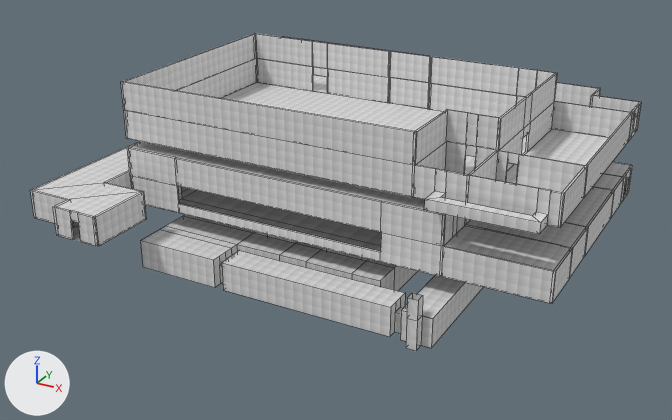
The Blender file vongott/Assets/Mesh/Maps/la_guardia_air_terminal.blend as it was, and as the next commit left it.
Camera for both pictures: a 50 mm lens placed at (41.3, -88.0, 38.6), pointed at (-4.7, -4.4, -3.1). The axes (+X, +Y, +Z) are drawn at lower left. The lights are the same throughout. Mesh edges are drawn as thin lines.

Objects in the first picture: 'map_la_guardia_air_terminal'.
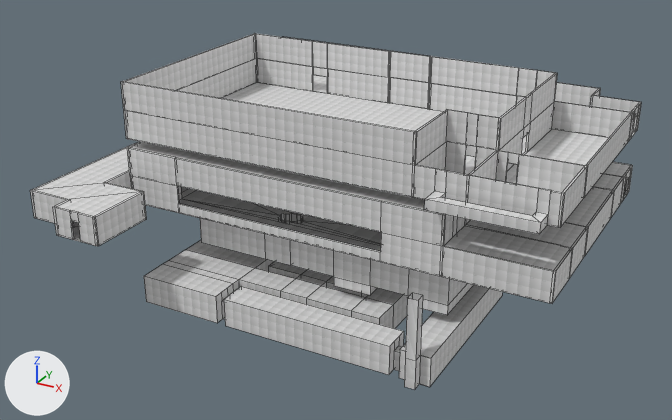
Pixel boxes (x1, y1, x2, y2) of what changed, in the pictures (672 x 420 px; the box of a moved part takes in the faces that stretch with it):
'map_la_guardia_air_terminal', reshaped (12% taller)
    before: (30, 33, 641, 351)
    after: (30, 33, 641, 390)
part 1 of me_cube_001, moved or reshaped
    before: (140, 215, 483, 351)
    after: (144, 191, 502, 390)

The change in detail:
me_cube_001 is used by ob_map_la_guardia_air_terminal; location (0.0, 0.0, 0.0).
me_cube_001 had 1208 vertices, 1280 faces and spanned x -32.1..24.1, y -29.1..26.1, z -5.0..13.0.
me_cube_001 now has 1336 vertices, 1385 faces and spans x -32.1..24.1, y -29.1..26.1, z -9.0..13.0.
me_cube_001 part 1: 51 vertices moved from x -17.0..15.0, y -24.0..-4.0, z -5.0..-2.0 to x -17.0..15.0, y -24.0..-4.0, z -9.0..-6.0; 153 vertices removed from x -17.0..11.0, y -23.0..4.9, z -5.0..0.0; 281 vertices added at x -17.0..14.0, y -23.0..5.0, z -9.0..0.0.
